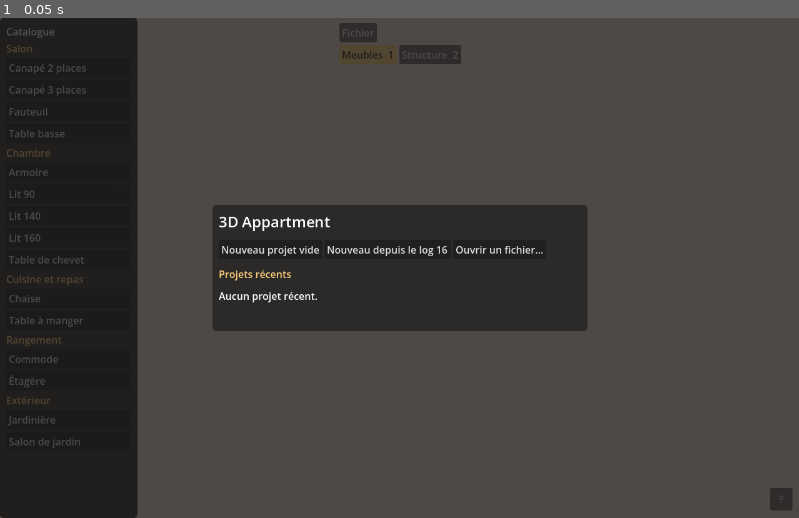
Above: before the commit, frame 1.
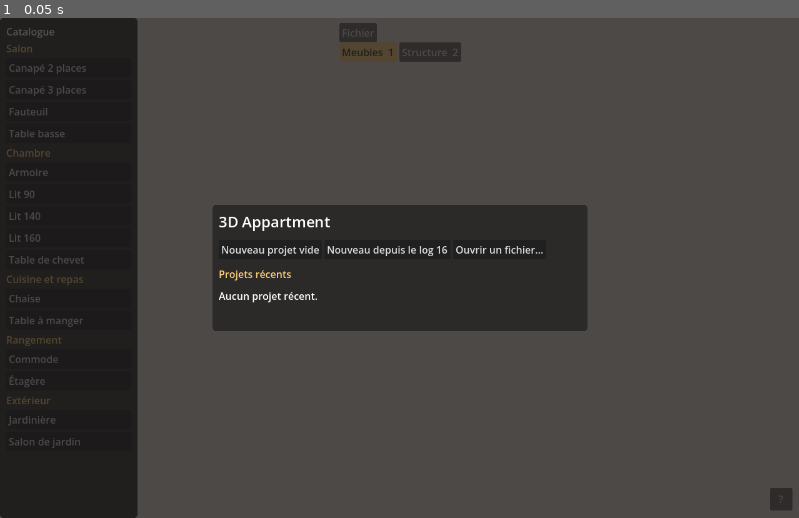
Above: after the commit, the same moment.

Repository: Periicles/3D-appartment
Game: Godot game, scene res://src/main.tscn
The game is run twice, just before and just after one commit, with the same random seed, the same clock (stepped at 60 frames per second) and the same inputs.
Inputs:
- Up to frame 1 (0.05 s): no input

The runs differ from the first frame. In frame 1, 0.1% of the frame differs, in the area x 42-58%, y 5-10%.

Commit message:
fix: ignore mode and undo keys under overlays, tidy the top bar and hints

Diff:
--- a/src/main.gd
+++ b/src/main.gd
@@ -20,7 +20,10 @@
 const HINT_MAX_WIDTH := 460.0
 const HINT_MEASURE := "Mesure : cliquez deux points · M pour quitter · Échap pour tout effacer"
 const HINT_PLAN := "Vue plan · P : calque · Tab : vue orbitale"
-const HINT_STRUCTURE := "Structure : glissez un coin ou cliquez un mur · 1 : retour aux meubles"
+## Keys that change the project or the edit mode: ignored under an overlay,
+## where the user cannot see their effect.
+const OVERLAY_BLOCKED_ACTIONS: Array[StringName] = [&"furniture_mode", &"structure_mode", &"undo", &"redo"]
+const HINT_STRUCTURE := "Structure : glissez un coin ou cliquez un mur\nmaintenir Alt en glissant : sans aimant · Échap : désélectionner · 1 : meubles"
 const TOP_BAR_MARGIN := 8.0
 
 ## Where preferences and the autosave are kept; tests point them elsewhere.
@@ -122,7 +125,10 @@
 
 
 func _unhandled_key_input(event: InputEvent) -> void:
-	match Shortcuts.action_for(event as InputEventKey):
+	var action := Shortcuts.action_for(event as InputEventKey)
+	if action in OVERLAY_BLOCKED_ACTIONS and _overlay_is_open():
+		return
+	match action:
 		&"cutaway":
 			_view.cycle_cutaway_mode()
 		&"toggle_catalog":
@@ -241,6 +247,10 @@
 	_refresh_hint()
 
 
+func _overlay_is_open() -> bool:
+	return _help.visible or _welcome.visible
+
+
 ## Bottom hint describing the active mode(s); hidden in the default view.
 func _refresh_hint() -> void:
 	var lines := PackedStringArray()
@@ -306,6 +316,9 @@
 	var bar := VBoxContainer.new()
 	bar.name = "TopBar"
 	bar.mouse_filter = Control.MOUSE_FILTER_IGNORE
+	# The native macOS menu leaves the MenuBar empty; the default gap would still
+	# push the mode buttons down.
+	bar.add_theme_constant_override("separation", 0)
 	bar.set_anchors_preset(Control.PRESET_CENTER_TOP)
 	bar.grow_horizontal = Control.GROW_DIRECTION_BOTH
 	bar.offset_top = TOP_BAR_MARGIN
--- a/src/ui/shortcuts.gd
+++ b/src/ui/shortcuts.gd
@@ -142,7 +142,7 @@
 
 ## Short reminder shown under the structure panel.
 static func structure_hint(mac: bool = is_mac()) -> String:
-	return "Glisser un coin pour le déplacer · %s : sans aimant\nSuppr : supprimer le mur · 1 : meubles\n%s : annuler · ? : tous les raccourcis" % [
+	return "Glisser un coin · maintenir %s : sans aimant\nSuppr : supprimer le mur · Échap : désélectionner\n%s : annuler · 1 : meubles · ? : raccourcis" % [
 		format_keys(["alt"], mac), format_keys(["cmd", "Z"], mac)]
 
 
--- a/tests/unit/test_main_scene.gd
+++ b/tests/unit/test_main_scene.gd
@@ -24,6 +24,8 @@
 func after_each() -> void:
 	get_tree().root.content_scale_factor = 1.0
 	_remove_test_files()
+	# Walls rebuilt by a test are queue_freed: let them go before GUT counts orphans.
+	await wait_process_frames(1)
 
 
 ## The scene with its preferences redirected, so tests never touch the user's
@@ -347,6 +349,24 @@
 	assert_eq(ProjectStore.edit_mode, ProjectStore.EditMode.FURNITURE)
 
 
+func test_mode_and_undo_keys_do_nothing_under_the_help_overlay() -> void:
+	var main := await _main()
+	var help := main.find_child("Shortcuts", true, false) as ShortcutsOverlay
+	var node: PlanNode = ProjectStore.project.nodes[0]
+	var start := node.pos
+	var moved := start + Vector2(0.1, 0)
+	_press_key(main, KEY_2)
+	ProjectStore.move_node(node.id, moved)
+	help.open()
+	_press_key(main, KEY_1)
+	assert_eq(ProjectStore.edit_mode, ProjectStore.EditMode.STRUCTURE, "1 is ignored")
+	_press(main, KEY_Z, true)
+	assert_almost_eq(ProjectStore.project.get_plan_node(node.id).pos, moved, Vector2(0.001, 0.001), "undo is ignored")
+	help.close()
+	_press(main, KEY_Z, true)
+	assert_almost_eq(ProjectStore.project.get_plan_node(node.id).pos, start, Vector2(0.001, 0.001), "undo works again")
+
+
 func test_structure_mode_dims_furniture_greys_the_catalog_and_shows_a_hint() -> void:
 	var main := await _main()
 	_press_key(main, KEY_2)
